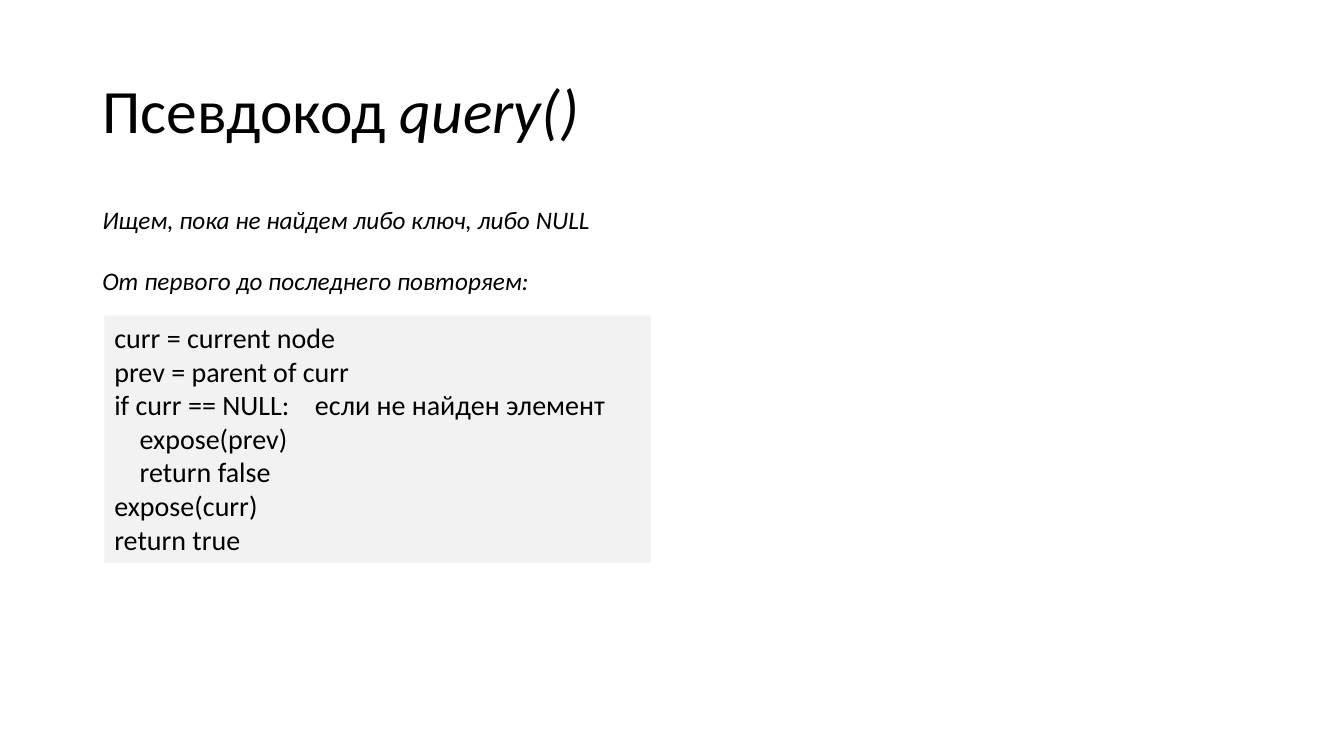
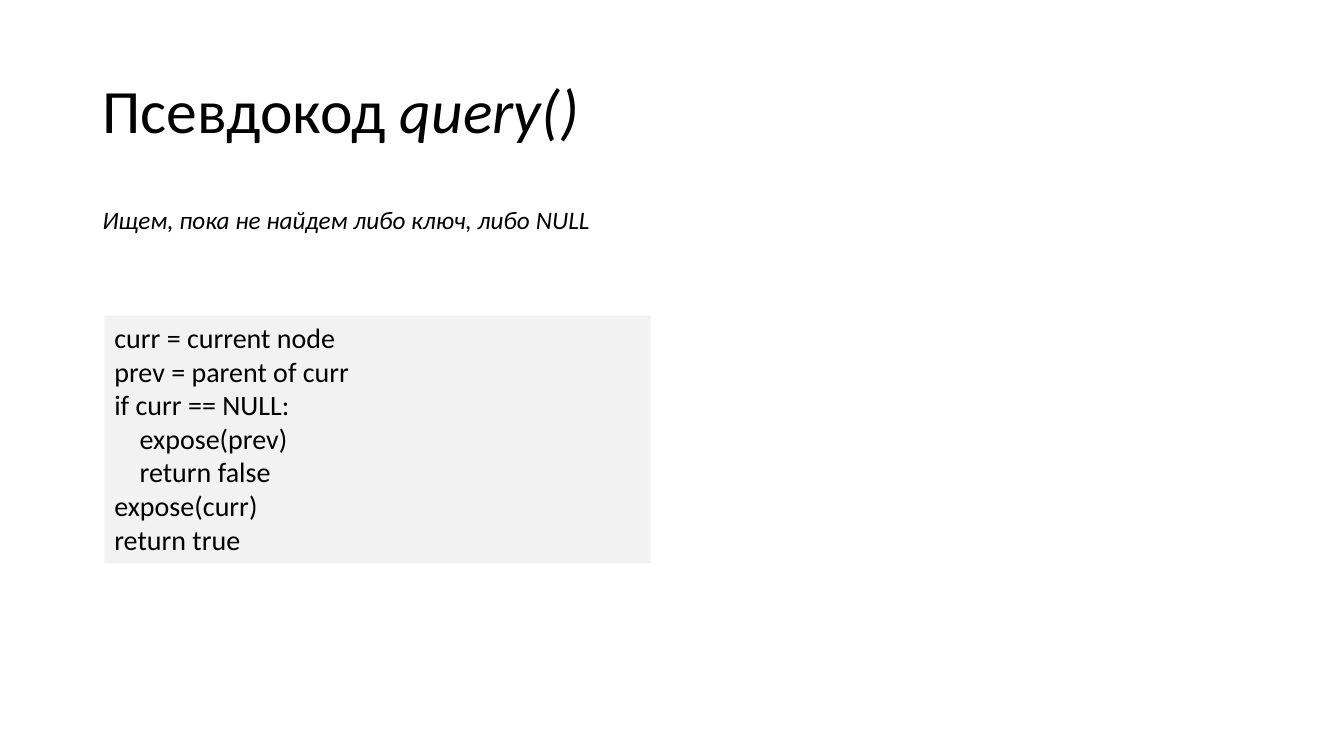
Before and after one commit to Far0ver/TangoTree, a slide deck: slide 14 of Танго дерево презентация.pptx. Drawn at 1344x756 pixels with LibreOffice and Linux fonts; fonts in the diff are those of the drawing. Boxes give left, top, right and bottom in pixels: in the first picture for what was removed or moved away, otherwise in the second. Text is boxed around its words. In the diff, an @@ line names an element or a change of style, - is before the commit and + after.

```diff
--- a/Танго дерево презентация.pptx
+++ b/Танго дерево презентация.pptx
@@ text at [102, 273, 529, 294]: paragraph removed @@
-От первого до последнего повторяем:
@@ text in rectangle at [114, 395, 289, 416]: text changed @@
-if curr == NULL: если не найден элемент
+if curr == NULL:
```
Also in this commit, not shown: 14 other slides changed, 2 slides added, 2 slides removed, 17 other files.
